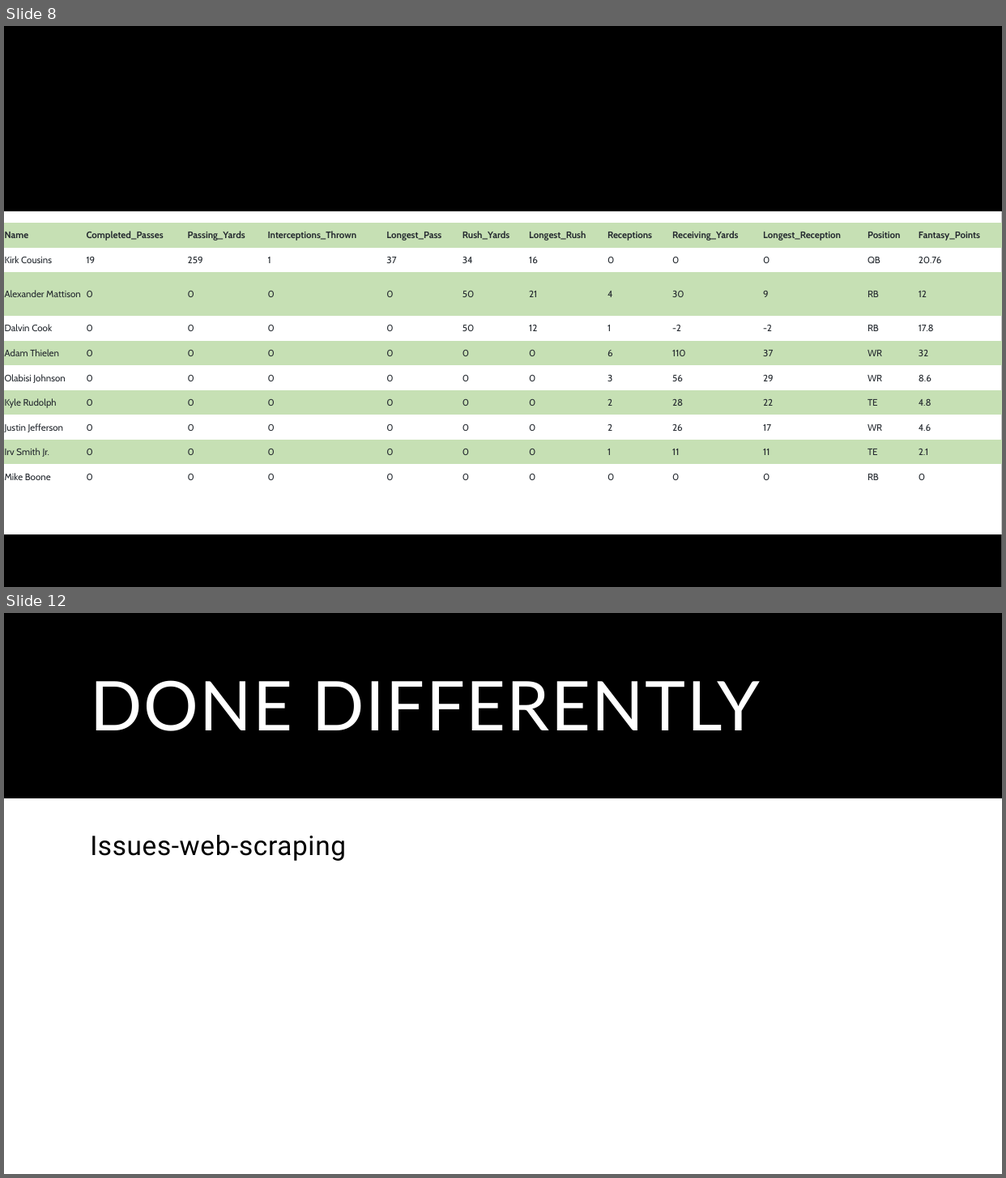
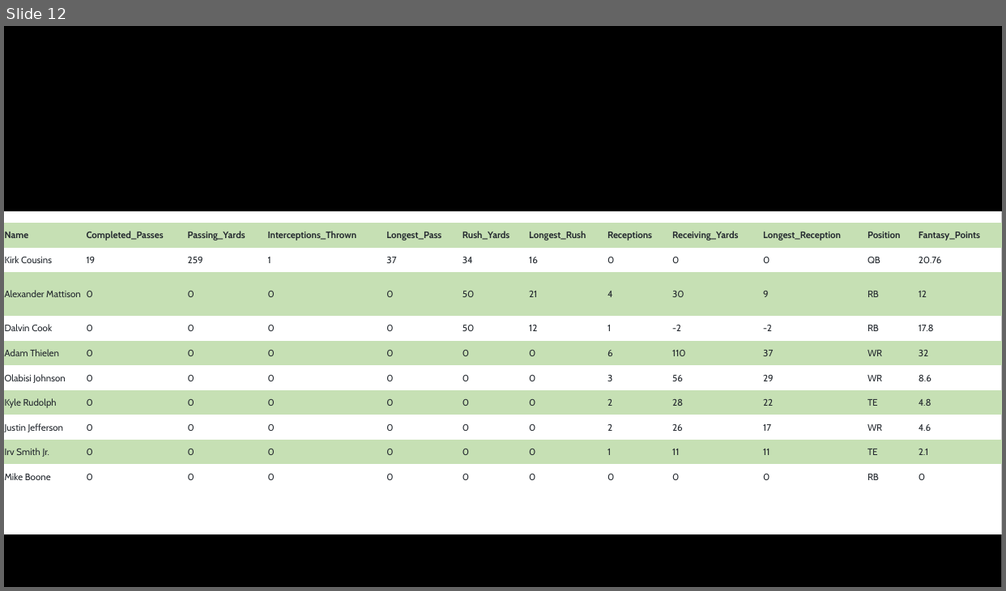
Before and after one commit to sbull32/team_cautious_waffle, a slide deck: Resources/Final.Presentation.pptx. Shown one above the other, each under a label of ours: slides 8 and 12 before the commit, slide 12 after it; the slides between them are not shown. The pictures are 1006x1178 and 1006x591 pixels, drawn with LibreOffice and Linux fonts; fonts in the diff are those of the drawing. Boxes give left, top, right and bottom in pixels: in the first picture for what was removed or moved away, otherwise in the second. Text is boxed around its words. In the diff, an @@ line names an element or a change of style, - is before the commit and + after.

```diff
--- a/Resources/Final.Presentation.pptx
+++ b/Resources/Final.Presentation.pptx
@@ slide 12 removed at box(4, 613, 1002, 1174), background #FFFFFF; not listed: 1 template element that a slide beside it also shows @@
@@ title removed at box(90, 680, 760, 731) @@
-DONE DIFFERENTLY
@@ text removed at box(90, 835, 346, 861) @@
-Issues-web-scraping
@@ what was slide 8 is now slide 12 @@
```
Also in this commit, not shown: 1 slide changed, 14 slides added, 6 other slides removed.
